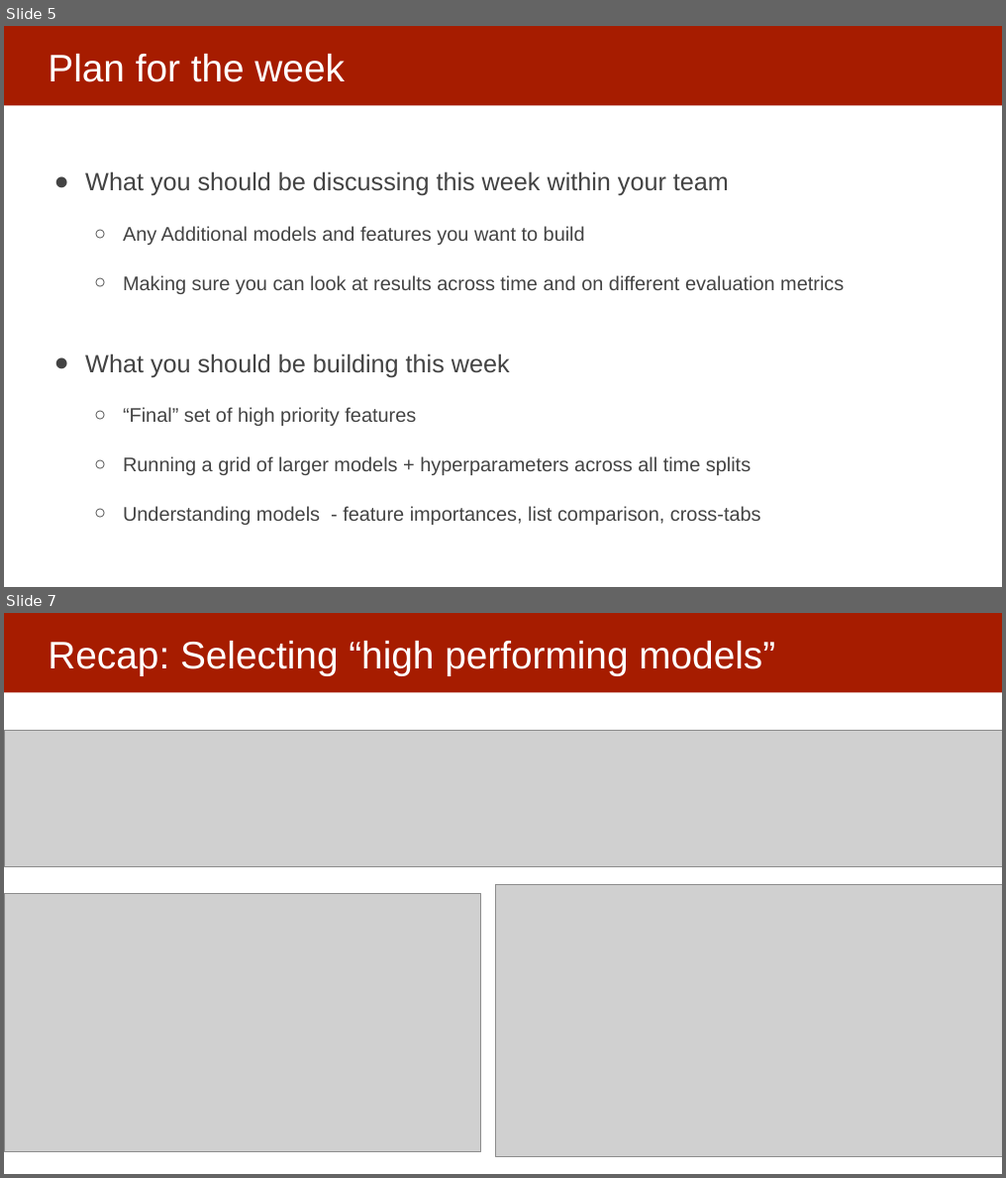
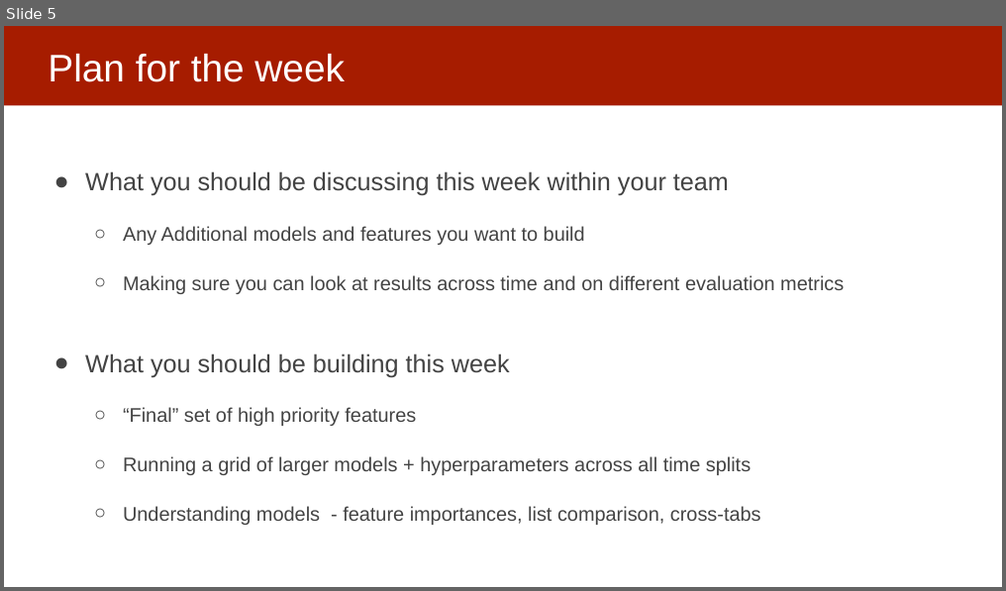
Before and after one commit to dssg/mlforpublicpolicylab, a slide deck: Lectures/16-interpretability-part-1.pptx. Shown one above the other, each under a label of ours: slides 5 and 7 before the commit, slide 5 after it; the slides between them are not shown. The pictures are 1006x1178 and 1006x591 pixels, drawn with LibreOffice and Linux fonts; fonts in the diff are those of the drawing; grey boxes stand for pictures. Boxes give left, top, right and bottom in pixels: in the first picture for what was removed or moved away, otherwise in the second. Text is boxed around its words. In the diff, an @@ line names an element or a change of style, - is before the commit and + after.

```diff
--- a/Lectures/16-interpretability-part-1.pptx
+++ b/Lectures/16-interpretability-part-1.pptx
@@ slide 7 removed at (x1=4, y1=613, x2=1002, y2=1174), background #FFFFFF; not listed: 1 template element that a slide beside it also shows @@
@@ title removed at (x1=48, y1=641, x2=775, y2=675) @@
-Recap: Selecting “high performing models”
@@ picture removed at (x1=4, y1=730, x2=1002, y2=867) @@
@@ picture removed at (x1=4, y1=894, x2=481, y2=1153) @@
@@ picture removed at (x1=495, y1=885, x2=1002, y2=1157) @@
```
Also in this commit, not shown: 12 slides changed, 5 slides added, 3 other slides removed.
